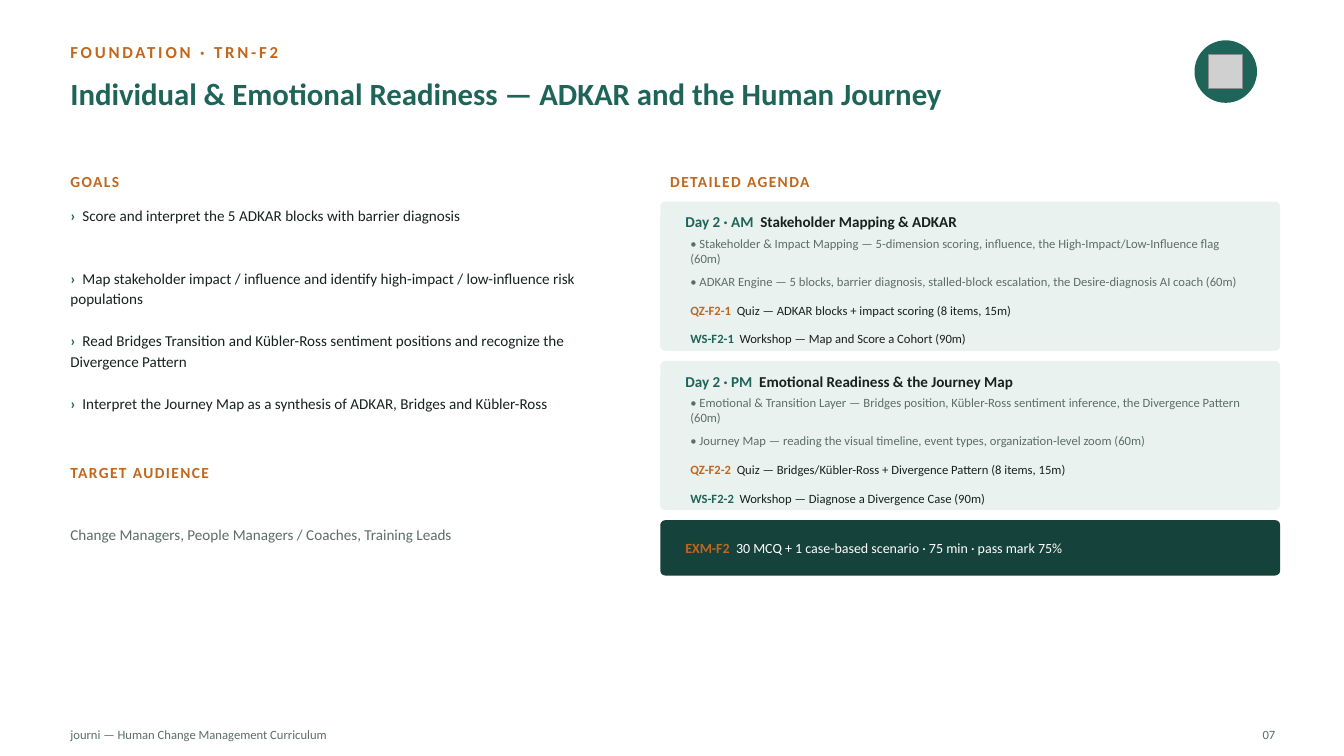
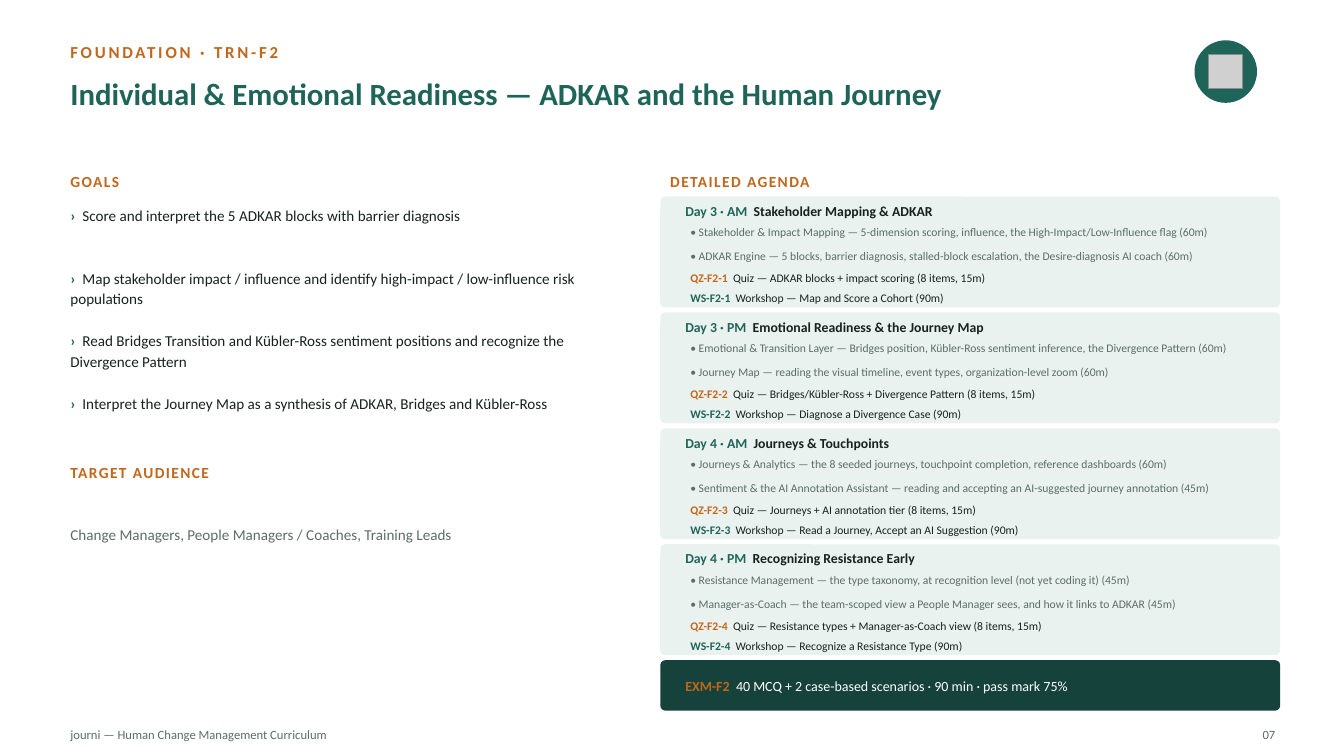
Before and after one commit to mbenhima/scm-process-register, a slide deck: slide 8 of deliverables/journi_Curriculum_HCM.pptx. Drawn at 1344x756 pixels with LibreOffice and Linux fonts; fonts in the diff are those of the drawing; grey boxes stand for pictures. Boxes give left, top, right and bottom in pixels: in the first picture for what was removed or moved away, otherwise in the second. Text is boxed around its words. In the diff, an @@ line names an element or a change of style, - is before the commit and + after.

```diff
--- a/deliverables/journi_Curriculum_HCM.pptx
+++ b/deliverables/journi_Curriculum_HCM.pptx
@@ rounded rectangle: place and size @@
-rounded rectangle at bbox=[660, 202, 1280, 351]
+rounded rectangle at bbox=[660, 197, 1280, 308]
@@ rounded rectangle at bbox=[660, 197, 1280, 308]: proportions changed @@
@@ text at bbox=[685, 206, 933, 219]: text changed; size 10.8 to 9.8 pt @@
-Day 2 · AM Stakeholder Mapping & ADKAR
+Day 3 · AM Stakeholder Mapping & ADKAR
@@ text "• Stakeholder & Impact Mapping ...": place and size @@
-text "• Stakeholder & Impact Mapping ..." at bbox=[690, 239, 1220, 265]
+text "• Stakeholder & Impact Mapping ..." at bbox=[699, 228, 1207, 238]
@@ text "• ADKAR Engine — 5 ...": place and size @@
-text "• ADKAR Engine — 5 ..." at bbox=[699, 277, 1237, 288]
+text "• ADKAR Engine — 5 ..." at bbox=[699, 252, 1193, 262]
@@ text "QZ-F2-1 Quiz — ADKAR blocks ...": place and size @@
-text "QZ-F2-1 Quiz — ADKAR blocks ..." at bbox=[690, 306, 1011, 317]
+text "QZ-F2-1 Quiz — ADKAR blocks ..." at bbox=[690, 273, 986, 284]
@@ text "WS-F2-1 Workshop — Map and ...": place and size @@
-text "WS-F2-1 Workshop — Map and ..." at bbox=[690, 334, 965, 345]
+text "WS-F2-1 Workshop — Map and ..." at bbox=[690, 294, 944, 304]
@@ rounded rectangle at bbox=[660, 313, 1280, 423]: proportions changed @@
@@ rounded rectangle: place and size @@
-rounded rectangle at bbox=[660, 361, 1280, 510]
+rounded rectangle at bbox=[660, 313, 1280, 423]
@@ text at bbox=[685, 322, 984, 334]: text changed; size 10.8 to 9.8 pt @@
-Day 2 · PM Emotional Readiness & the Journey Map
+Day 3 · PM Emotional Readiness & the Journey Map
@@ text "• Emotional & Transition Layer ...": place and size @@
-text "• Emotional & Transition Layer ..." at bbox=[690, 398, 1240, 424]
+text "• Emotional & Transition Layer ..." at bbox=[699, 344, 1226, 354]
@@ text "• Journey Map — reading ...": place and size @@
-text "• Journey Map — reading ..." at bbox=[699, 436, 1144, 447]
+text "• Journey Map — reading ..." at bbox=[699, 368, 1108, 378]
@@ text "QZ-F2-2 Quiz — Bridges/Kübler-Ross + ...": place and size @@
-text "QZ-F2-2 Quiz — Bridges/Kübler-Ross + ..." at bbox=[690, 465, 1066, 476]
+text "QZ-F2-2 Quiz — Bridges/Kübler-Ross + ..." at bbox=[690, 389, 1036, 400]
@@ size 9 to 8.3 pt in 8 elements at bbox=[699, 228, 1207, 238], bbox=[699, 252, 1193, 262], bbox=[690, 273, 986, 284], bbox=[690, 294, 944, 304], bbox=[699, 344, 1226, 354], bbox=[699, 368, 1108, 378], bbox=[690, 389, 1036, 400], bbox=[690, 409, 961, 420] @@
@@ text "WS-F2-2 Workshop — Diagnose a ...": place and size @@
-text "WS-F2-2 Workshop — Diagnose a ..." at bbox=[690, 494, 984, 505]
+text "WS-F2-2 Workshop — Diagnose a ..." at bbox=[690, 409, 961, 420]
@@ rounded rectangle: place and size @@
-rounded rectangle at bbox=[660, 520, 1280, 576]
+rounded rectangle at bbox=[660, 429, 1280, 539]
@@ rounded rectangle at bbox=[660, 429, 1280, 539]: fill #15423A to #EAF2EF; proportions changed @@
@@ text added at bbox=[685, 438, 889, 450], 9.8 pt, text #16221F, bold @@
+Day 4 · AM Journeys & Touchpoints
@@ text added at bbox=[699, 460, 1167, 470], 8.3 pt, text #5C6D68 @@
+• Journeys & Analytics — the 8 seeded journeys, touchpoint completion, reference dashboards (60m)
@@ text added at bbox=[690, 505, 976, 516], 8.3 pt, text #16221F @@
+QZ-F2-3 Quiz — Journeys + AI annotation tier (8 items, 15m)
@@ text added at bbox=[699, 484, 1209, 494], 8.3 pt, text #5C6D68 @@
+• Sentiment & the AI Annotation Assistant — reading and accepting an AI-suggested journey annotation (45m)
@@ text added at bbox=[690, 525, 1018, 536], 8.3 pt, text #16221F @@
+WS-F2-3 Workshop — Read a Journey, Accept an AI Suggestion (90m)
@@ rounded rectangle added at bbox=[660, 544, 1280, 655], fill #EAF2EF @@
@@ text added at bbox=[685, 553, 915, 566], 9.8 pt, text #16221F, bold @@
+Day 4 · PM Recognizing Resistance Early
@@ text added at bbox=[699, 576, 1130, 586], 8.3 pt, text #5C6D68 @@
+• Resistance Management — the type taxonomy, at recognition level (not yet coding it) (45m)
@@ text added at bbox=[690, 622, 1042, 632], 8.3 pt, text #16221F @@
+QZ-F2-4 Quiz — Resistance types + Manager-as-Coach view (8 items, 15m)
@@ text added at bbox=[699, 600, 1176, 610], 8.3 pt, text #5C6D68 @@
+• Manager-as-Coach — the team-scoped view a People Manager sees, and how it links to ADKAR (45m)
@@ text added at bbox=[690, 641, 962, 652], 8.3 pt, text #16221F @@
+WS-F2-4 Workshop — Recognize a Resistance Type (90m)
@@ rounded rectangle added at bbox=[660, 660, 1280, 711], fill #15423A @@
@@ text at bbox=[685, 681, 1067, 694]: text changed @@
-EXM-F2 30 MCQ + 1 case-based scenario · 75 min · pass mark 75%
+EXM-F2 40 MCQ + 2 case-based scenarios · 90 min · pass mark 75%
```
Also in this commit, not shown: 23 other slides changed, 3 other files.
